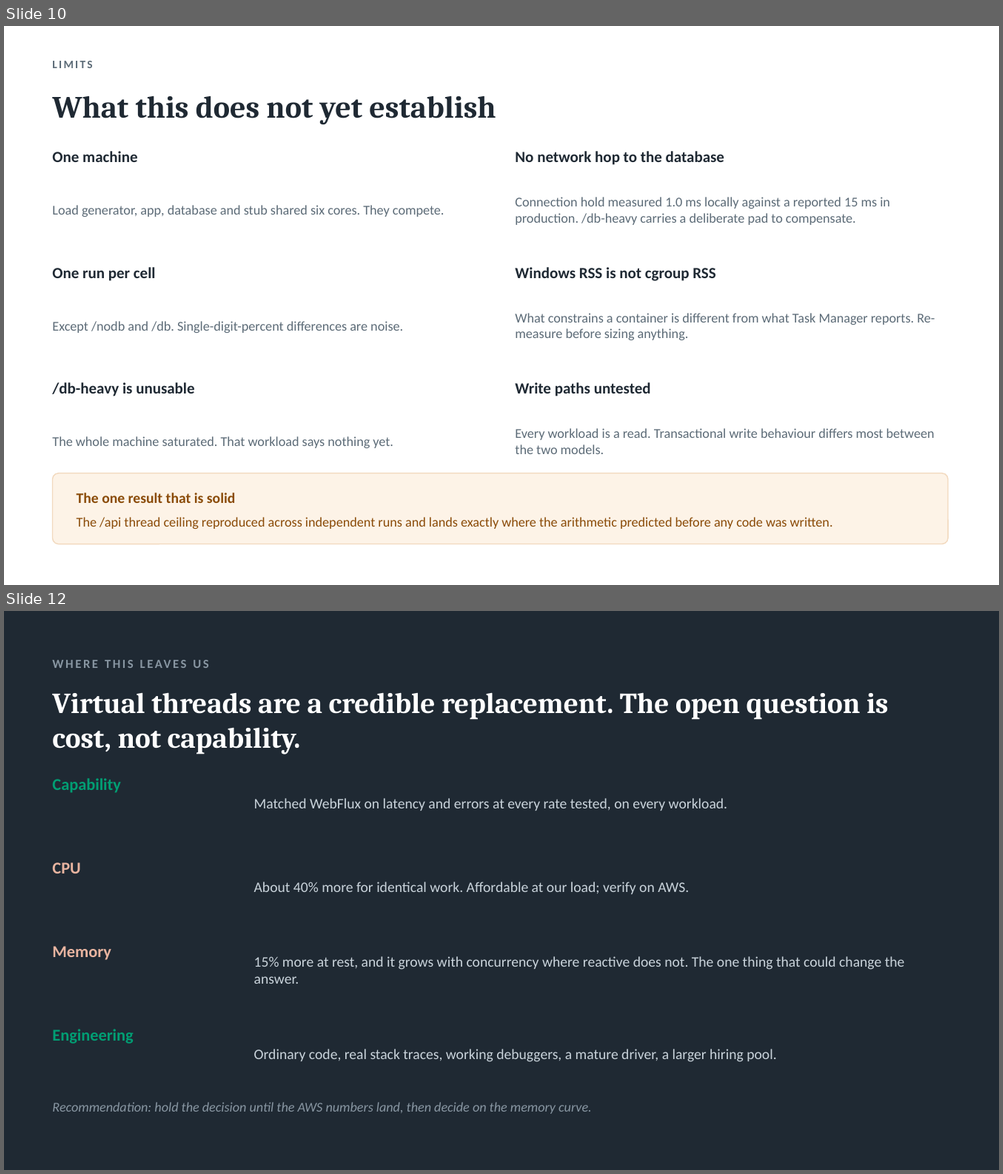
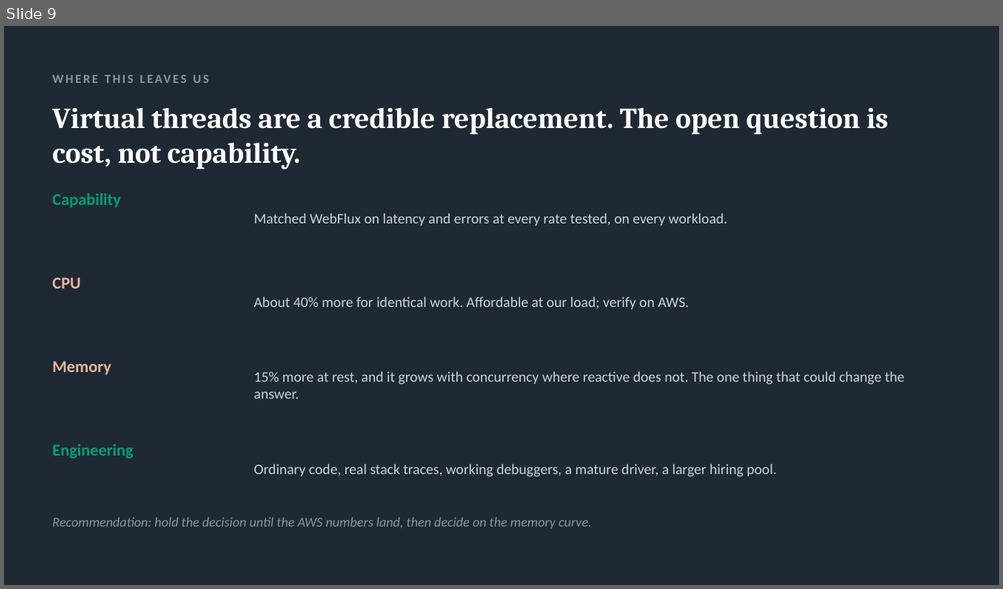
Before and after one commit to airhead-dom/java-stack-comparison, a slide deck: docs/virtual-threads-technical.pptx. Shown one above the other, each under a label of ours: slides 10 and 12 before the commit, slide 9 after it; the slides between them are not shown. The pictures are 1003x1174 and 1003x589 pixels, drawn with LibreOffice and Linux fonts; fonts in the diff are those of the drawing. Boxes give left, top, right and bottom in pixels: in the first picture for what was removed or moved away, otherwise in the second. Text is boxed around its words. In the diff, an @@ line names an element or a change of style, - is before the commit and + after.

```diff
--- a/docs/virtual-threads-technical.pptx
+++ b/docs/virtual-threads-technical.pptx
@@ slide 10 removed at box(4, 26, 999, 585), background #FFFFFF @@
@@ text removed at box(52, 61, 92, 68) @@
-LIMITS
@@ text removed at box(52, 96, 495, 125) @@
-What this does not yet establish
@@ text removed at box(52, 151, 137, 162) @@
-One machine
@@ text removed at box(515, 151, 724, 165) @@
-No network hop to the database
@@ text removed at box(515, 197, 890, 225) @@
-Connection hold measured 1.0 ms locally against a reported 15 ms in production. /db-heavy carries a deliberate pad to compensate.
@@ text removed at box(52, 205, 444, 217) @@
-Load generator, app, database and stub shared six cores. They compete.
@@ text removed at box(52, 267, 156, 281) @@
-One run per cell
@@ text removed at box(515, 267, 715, 281) @@
-Windows RSS is not cgroup RSS
@@ text removed at box(515, 313, 934, 340) @@
-What constrains a container is different from what Task Manager reports. Re-measure before sizing anything.
@@ text removed at box(52, 321, 403, 333) @@
-Except /nodb and /db. Single-digit-percent differences are noise.
@@ text removed at box(52, 383, 194, 397) @@
-/db-heavy is unusable
@@ text removed at box(515, 383, 651, 397) @@
-Write paths untested
@@ text removed at box(52, 437, 393, 449) @@
-The whole machine saturated. That workload says nothing yet.
@@ text removed at box(515, 429, 934, 454) @@
-Every workload is a read. Transactional write behaviour differs most between the two models.
@@ rounded rectangle removed at box(53, 474, 948, 545) @@
@@ text removed at box(77, 493, 236, 503) @@
-The one result that is solid
@@ text removed at box(77, 517, 833, 529) @@
-The /api thread ceiling reproduced across independent runs and lands exactly where the arithmetic predicted before any code was written.
@@ what was slide 12 is now slide 9 @@
```
Also in this commit, not shown: 7 slides changed, 2 other slides removed, 29 other files.
